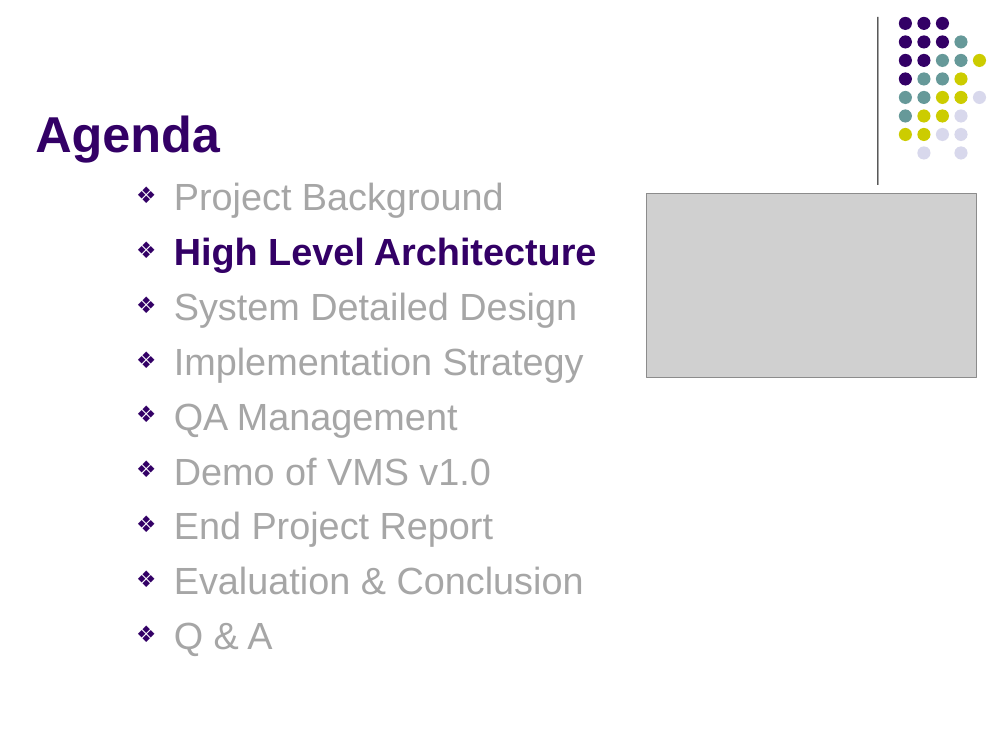
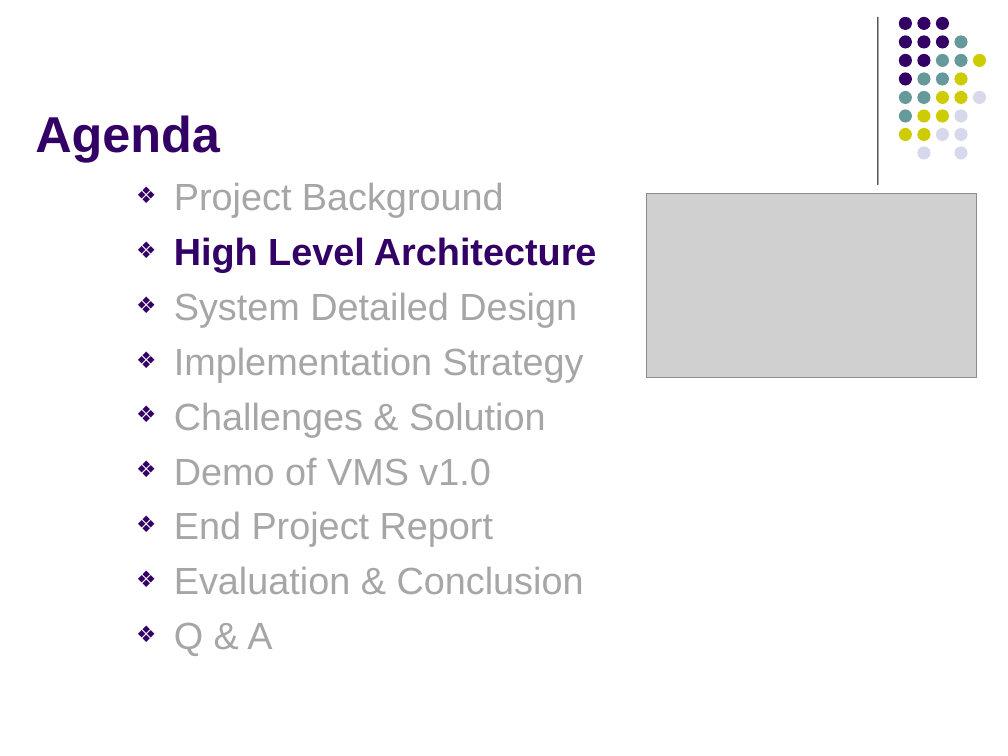
Before and after one commit to imireasa/mtech-se18-t08s, a slide deck: slide 4 of docs/W-9 Working Document/W-9.3 Presentation Slides/Phase 3/vms_presentation_3_v0.1.pptx. Drawn at 1008x756 pixels with LibreOffice and Linux fonts; fonts in the diff are those of the drawing; grey boxes stand for pictures. Boxes give left, top, right and bottom in pixels: in the first picture for what was removed or moved away, otherwise in the second. Text is boxed around its words. In the diff, an @@ line names an element or a change of style, - is before the commit and + after.

```diff
--- a/docs/W-9 Working Document/W-9.3 Presentation Slides/Phase 3/vms_presentation_3_v0.1.pptx
+++ b/docs/W-9 Working Document/W-9.3 Presentation Slides/Phase 3/vms_presentation_3_v0.1.pptx
@@ text at box(174, 403, 546, 437): text changed @@
-❖ QA Management
+❖ Challenges & Solution
```
Also in this commit, not shown: 4 other slides changed, 3 slides added, 3 slides removed.
